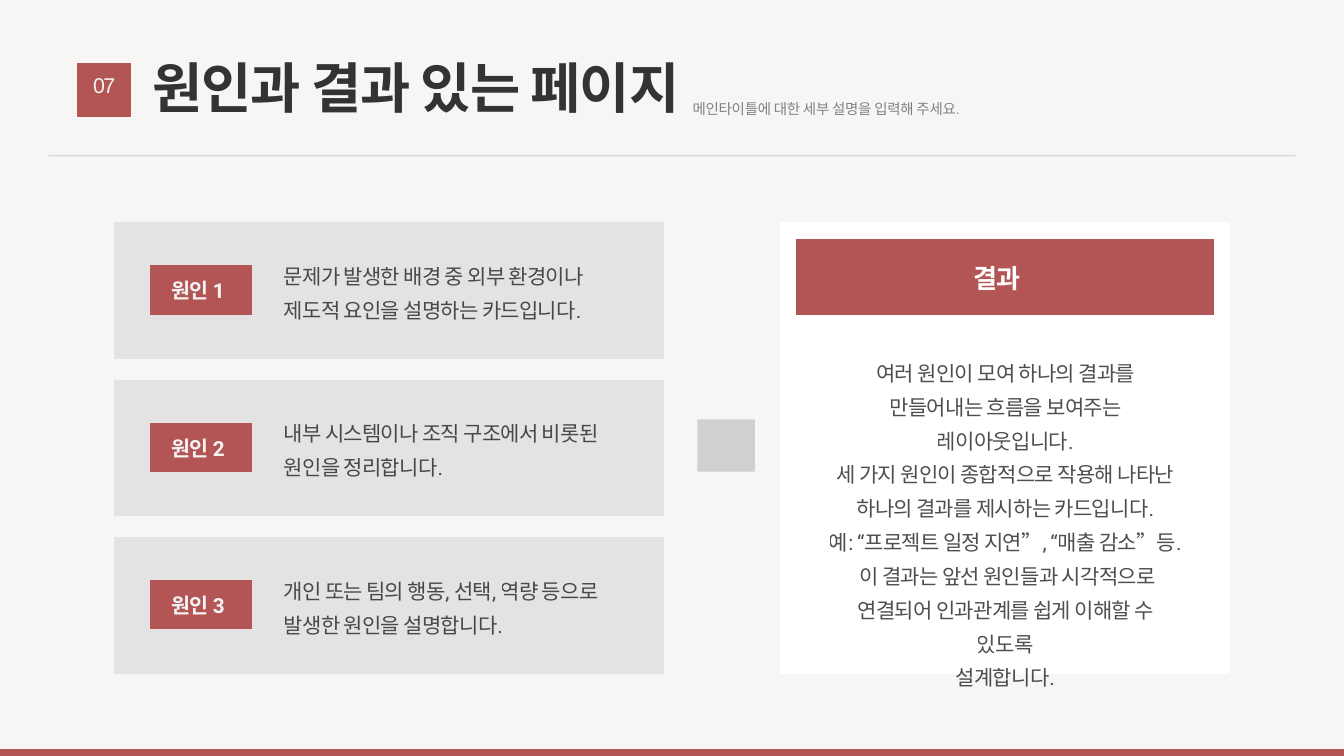
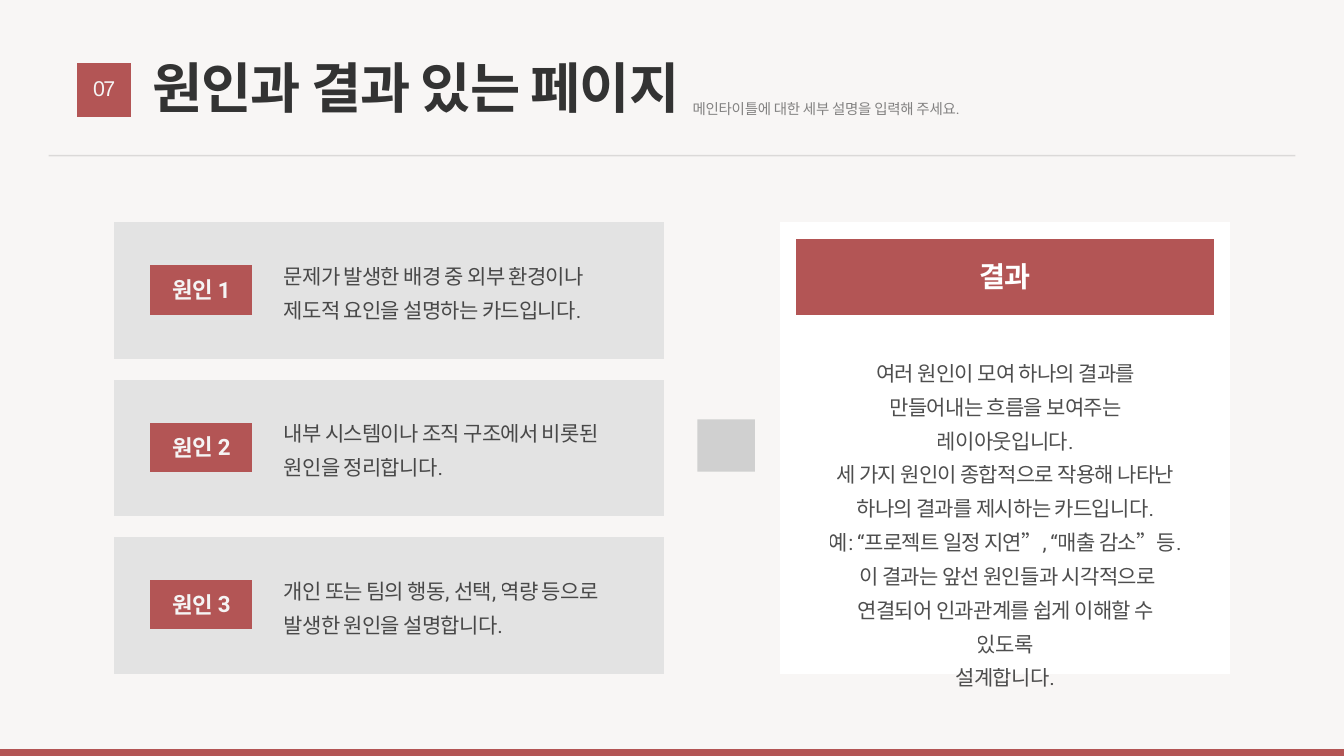
Before and after one commit to JiyouKim9603/project-ai, a slide deck: slide 8 of backend/template.pptx. Drawn at 1344x756 pixels with LibreOffice and Linux fonts; fonts in the diff are those of the drawing; grey boxes stand for pictures; background and template pictures are left out. Boxes give left, top, right and bottom in pixels: in the first picture for what was removed or moved away, otherwise in the second. Text is boxed around its words. In the diff, an @@ line names an element or a change of style, - is before the commit and + after.

```diff
--- a/backend/template.pptx
+++ b/backend/template.pptx
@@ text "07" at bbox=[93, 81, 115, 96]: vertical alignment top to middle @@
@@ text "결과" at bbox=[979, 263, 1031, 290]: size 28.1 to 30.4 pt; vertical alignment top to middle @@
@@ size 22.2 to 24 pt; alignment left to centre; vertical alignment top to middle in 3 elements at bbox=[173, 594, 231, 615], bbox=[173, 279, 231, 300], bbox=[173, 436, 231, 458] @@
```
Also in this commit, not shown: 12 other slides changed, 2 other files.
